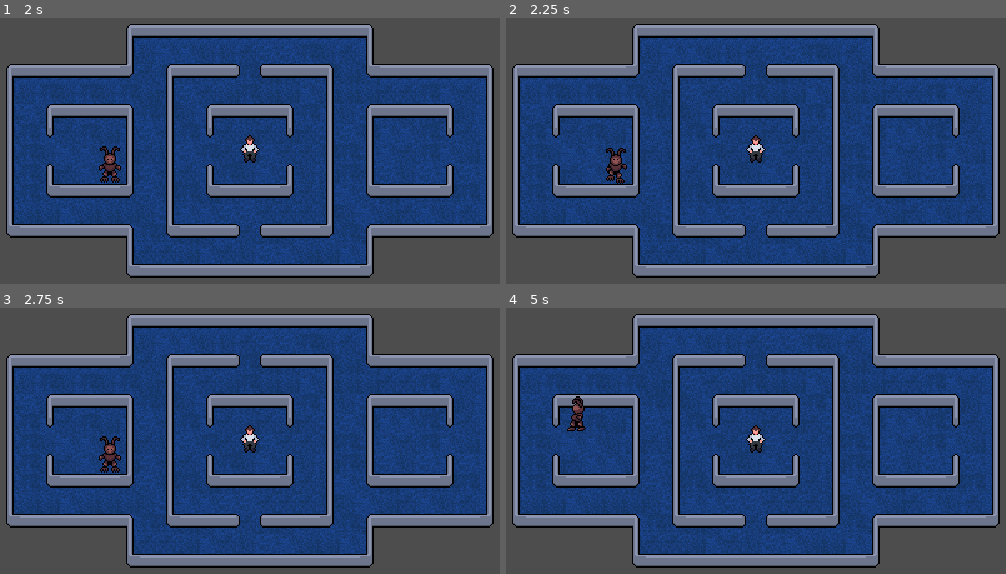
Above: before the commit, frames 1-4 (two rows, left to right).
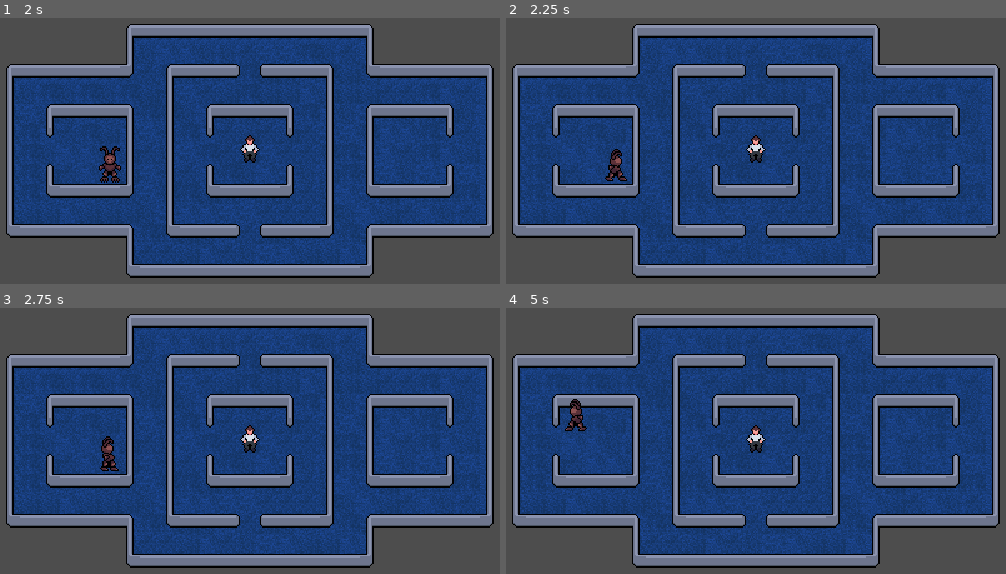
Above: after the commit, the same moments.

Repository: Byteron/NotFreddys
Game: Godot game, scene res://src/level/level.tscn
Same seed, same stepped clock (60 frames per second), same inputs: the game is played once before the commit and once after it.
Inputs:
- Up to frame 1 (2 s): tap Enter at 0.5 s; hold D (move_right) 0.53-1.28 s; hold E (interact) 0.53-1.28 s; hold S (move_down) from 1.28 s (still down); tap E (interact) at 1.35 s
- Up to frame 2 (2.25 s): tap Space at 2 s; release S (move_down) at 2.03 s; hold D (move_right) from 2.03 s (still down); hold E (interact) from 2.03 s (still down)
- Up to frame 3 (2.75 s): keep holding D (move_right); keep holding E (interact)
- Up to frame 4 (5 s): release D (move_right) at 2.78 s; release E (interact) at 2.78 s; hold W (move_up) 2.78-3.53 s; tap E (interact) at 2.85, 4.35 s; tap Enter at 3.5 s; hold E (interact) 3.53-4.28 s; hold A (move_left) from 3.53 s (still down); tap Space at 4.25 s

Frame 1 is identical in both runs. In frame 2, 0.3% of the frame differs, in the area x 19-25%, y 48-63%; in frame 3, 0.3%; in frame 4, 0.2%.

Commit message:
some fixes

Diff:
--- a/src/level/level.gd
+++ b/src/level/level.gd
@@ -64,18 +64,12 @@
 	if not direction or monster.is_moving:
 		return
 
-	var new_cell = monster.cell + direction
-
-	if is_solid(new_cell):
-		return
-
 	if direction.x and monster.facing.x: direction.y = 0
 	if direction.y and monster.facing.y: direction.x = 0
 
+	var new_cell = monster.cell + direction
+
 	monster.facing = direction
-	monster.cell = monster.cell + direction
-	monster.is_moving = true
-
 	match monster.facing:
 		Vector2.UP:
 			monster.anim.play("walk_up")
@@ -87,6 +81,12 @@
 		Vector2.RIGHT:
 			monster.anim.play("walk_side")
 			monster.sprite.flip_h = true
+
+	if is_solid(new_cell):
+		return
+
+	monster.cell = monster.cell + direction
+	monster.is_moving = true
 
 	var tween := get_tree().create_tween()
 	tween.set_parallel(false)
